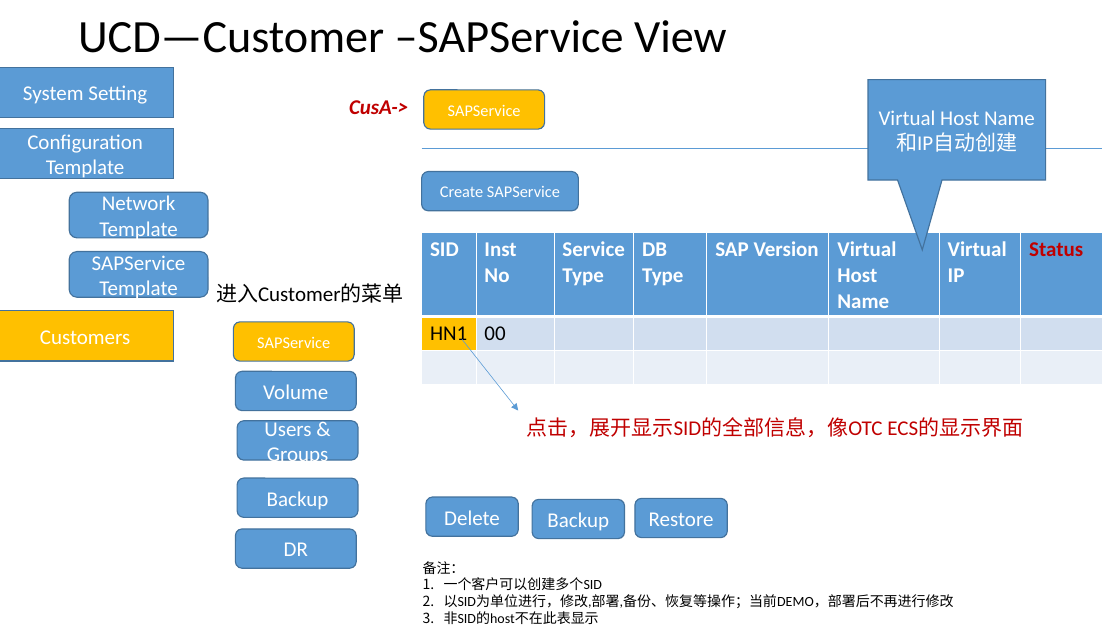
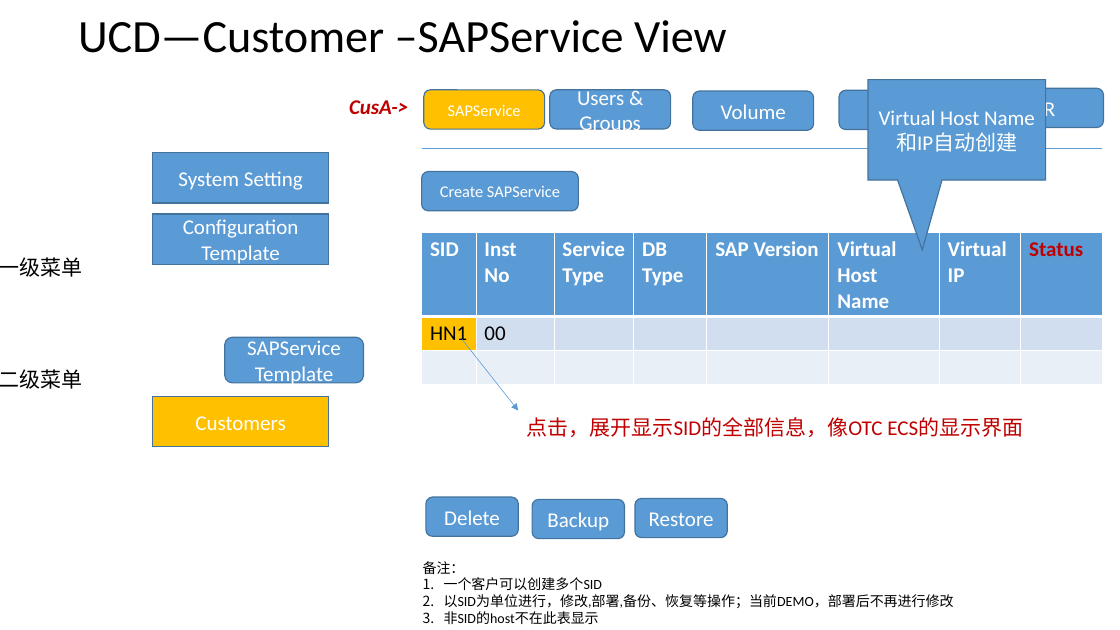
Before and after one commit to otcdevgroup/ManagementService, a slide deck: slide 6 of demo/OTC SAP Management Service UCD & CMDB.pptx (slide 8 before the commit). Drawn at 1120x630 pixels with LibreOffice and Linux fonts; fonts in the diff are those of the drawing. Boxes give left, top, right and bottom in pixels: in the first picture for what was removed or moved away, otherwise in the second. Text is boxed around its words. In the diff, an @@ line names an element or a change of style, - is before the commit and + after.

```diff
--- a/demo/OTC SAP Management Service UCD & CMDB.pptx
+++ b/demo/OTC SAP Management Service UCD & CMDB.pptx
@@ rounded rectangle "Users & Groups": place and size @@
-rounded rectangle "Users & Groups" at [237,421,358,460]
+rounded rectangle "Users & Groups" at [550,90,671,129]
@@ rounded rectangle "DR": place and size @@
-rounded rectangle "DR" at [235,529,356,569]
+rounded rectangle "DR" at [983,88,1104,128]
@@ rounded rectangle "Volume": place and size @@
-rounded rectangle "Volume" at [235,371,356,411]
+rounded rectangle "Volume" at [693,91,814,130]
@@ rounded rectangle "Backup": place and size @@
-rounded rectangle "Backup" at [237,478,358,518]
+rounded rectangle "Backup" at [839,90,960,129]
@@ rounded rectangle removed at [69,192,208,238] @@
-Network Template
@@ text added at [0,257,82,277], 18 pt, text #000000 @@
+一级菜单
@@ text removed at [216,283,404,303] @@
-进入Customer的菜单
@@ rounded rectangle removed at [234,322,355,361] @@
-SAPService
@@ text added at [0,369,82,389], 18 pt, text #000000 @@
+二级菜单
@@ 3 rectangles, 1 rounded rectangle: place and size @@
-3 rectangles, 1 rounded rectangle at [0,67,208,361]
+3 rectangles, 1 rounded rectangle at [153,153,364,447]
```
Also in this commit, not shown: 8 other slides changed, 1 slide added, 7 slides removed, 2 other files.
